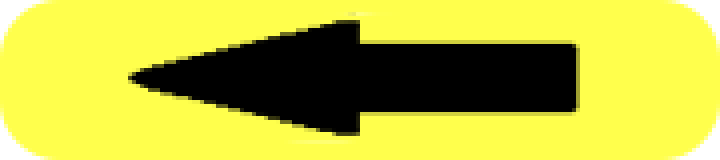
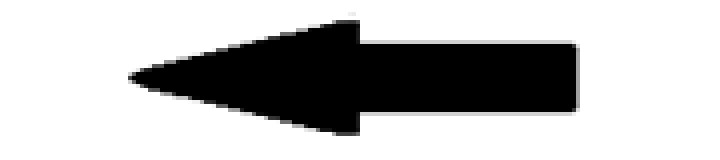
Layer changes from the first 720 x 160 image to the second:
hid "Layer 2" over (x1=0, y1=0, x2=720, y2=160)
